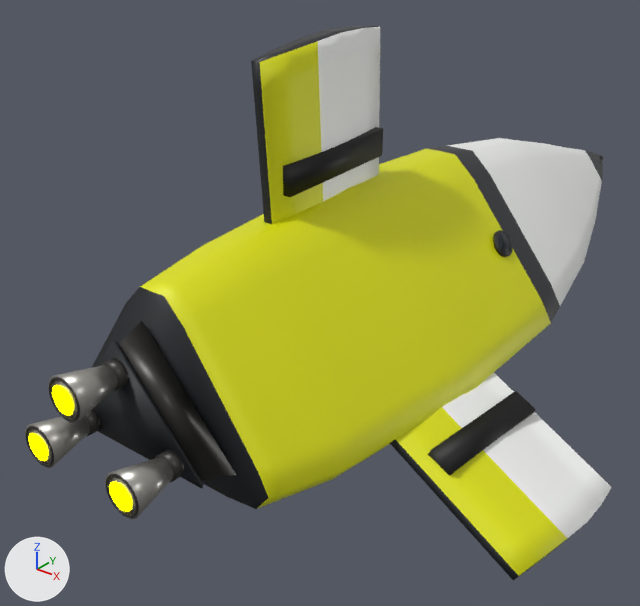
Renders of the glTF model ThoriumGap_JS/models/Ship_Standard_11.glb from each side of a commit.
Camera for both pictures: a camera (50 mm lens) standing at (3.7, -6.04, 2.97) and looking at (-0.51, -0.79, -0.29). Lighting does not change. The marker at lower left points along +X, +Y and +Z. The picture after the commit comes second. Where no turn or scale is listed for an object, it has been applied to the vertices.

The first picture shows 'EngineBell_Dorsal_BurnishedNozzle', 'EngineBell_LowerLeft_BurnishedNozzle', 'EngineBell_LowerRight_BurnishedNozzle', 'EngineBlock_AftTriFoldTrimFrame', 'EngineBlock_AftTriangularIntegratedMountPlate', 'EngineEmitter', 'Fuselage_RoundedTriangleTriFoldBody', 'Nose_RoundedTriangleTaperedForwardSection', 'WingRootSocket_Dorsal_IntegratedEmbeddedShoulder', 'WingRootSocket_LowerRight_IntegratedEmbeddedShoulder', 'Wing_Dorsal_TriFoldCornerBladePaintedMesh', 'Wing_LowerRight_TriFoldCornerBladePaintedMesh' and 8 more.
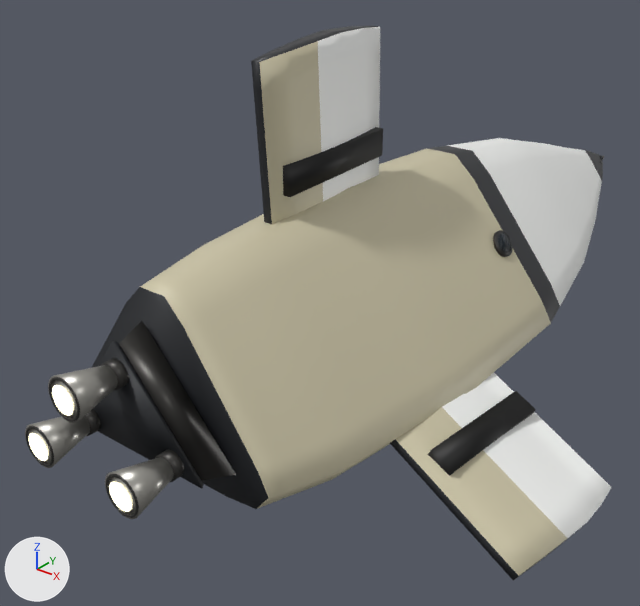
What differs and where, as boxes [x1, y1, x2, y2] in the pictures (640 x 606 px):
'Fuselage_RoundedTriangleTriFoldBody', recoloured (yellow to beige)
    both: [137, 147, 553, 509]
'Wing_LowerRight_TriFoldCornerBladePaintedMesh', recoloured (yellow to beige)
    both: [390, 373, 570, 578]
'Wing_Dorsal_TriFoldCornerBladePaintedMesh', recoloured (yellow to beige)
    both: [256, 39, 379, 224]
'EngineEmitter', recoloured
    both: [29, 385, 132, 512]

The edits, one by one:
In material 'EngineGlow' (mat_engineglow), emission_color goes from (1.0, 1.0, 0.0) (yellow #ffff00) to (0.62, 0.57, 0.4) (beige #cec7aa).
Material 'Ship_StandardTriFoldFamily_Patrol_utility_corner_stubs_forward_color_block_Seed819816_Hull_Main' (mat_ship_standardtrifoldfamily_patrol_utility_corner_stubs_forward_color_block_seed819816_hull_main) changes colour from yellow #e2e500 to beige #cec7aa; in linear values from (0.761, 0.784, 0.0) to (0.62, 0.57, 0.4).
